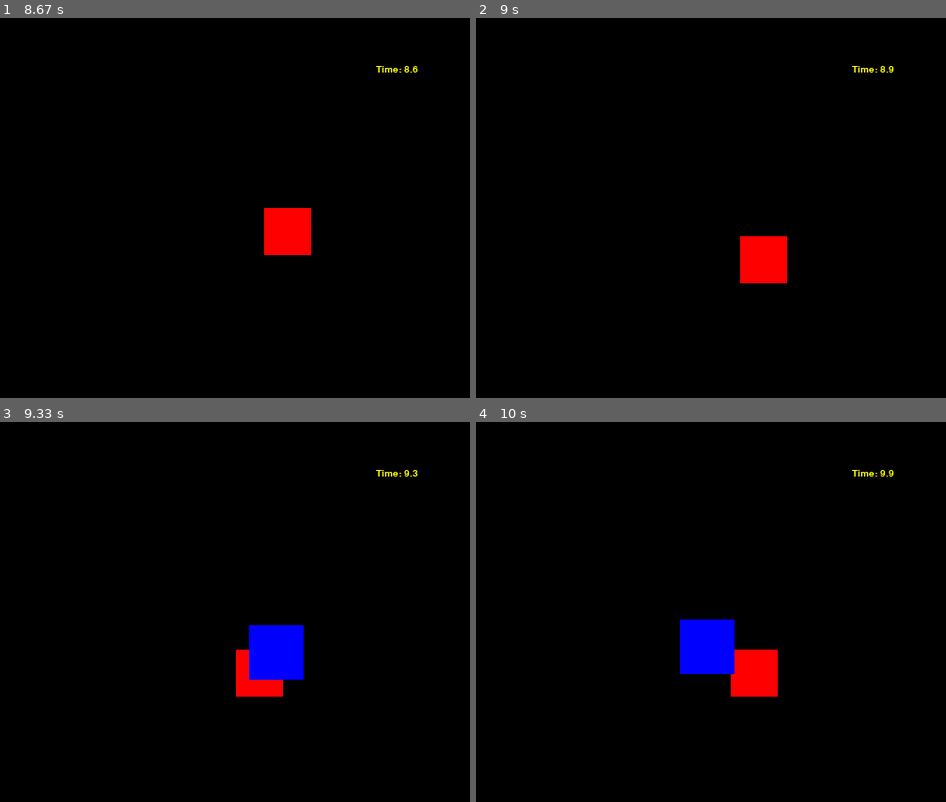
Above: before the commit, frames 1-4 (two rows, left to right).
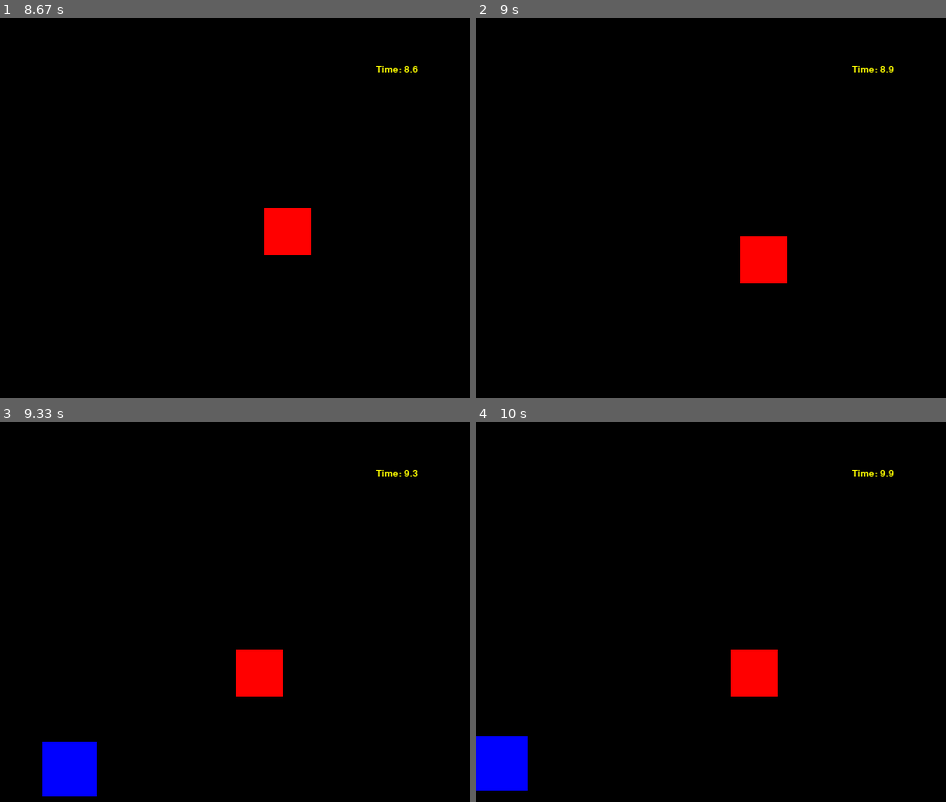
Above: after the commit, the same moments.

Repository: mwertich/gametest
Game: pygame game, started from New_pygame/pygame1.py
Two runs of this game, one before a commit and one after it. Both use one fixed random seed, a clock stepped at 60 frames per second and the inputs below.
Inputs:
- Up to frame 1 (8.67 s): hold Right 0.33-0.8 s; hold Up 0.83-1.13 s; hold Right 1.17-1.63 s; hold Left 1.67-2.2 s; hold Down 2.23-2.53 s; hold Left 2.57-2.97 s; hold Up 3-3.37 s; hold Right 3.4-4.03 s; hold Down 4.07-4.43 s; hold Left 4.47-4.93 s; hold Right 4.97-5.43 s; hold Up 5.47-5.77 s; hold Right 5.8-6.27 s; hold Left 6.3-6.83 s; hold Down 6.87-7.17 s; hold Left 7.2-7.6 s; hold Up 7.63-8 s; hold Right from 8.03 s (still down)
- Up to frame 2 (9 s): release Right at 8.67 s; hold Down from 8.7 s (still down)
- Up to frame 3 (9.33 s): release Down at 9.07 s; hold Left from 9.1 s (still down)
- Up to frame 4 (10 s): release Left at 9.57 s; hold Right from 9.6 s (still down)

Frames 1-2 are identical in both runs. In frame 3, 3.3% of the frame differs, in the area x 9-65%, y 53-99%; in frame 4, 3.2%.

Commit message:
Neue Änderungen

Diff:
--- a/New_pygame/pygame1.py
+++ b/New_pygame/pygame1.py
@@ -39,6 +39,8 @@
     while (sx == 0) or (sy == 0):
         sx = random.randint(-10, 10)
         sy = random.randint(-10, 10)
+    while (abs(x - player.x) < size) and (abs(y - player.y) < size):
+        x, y = random.randint(0, win_size - width), random.randint(0, win_size - height)
     board.add_enemy(x, y, size, size, sx, sy)
 
 
